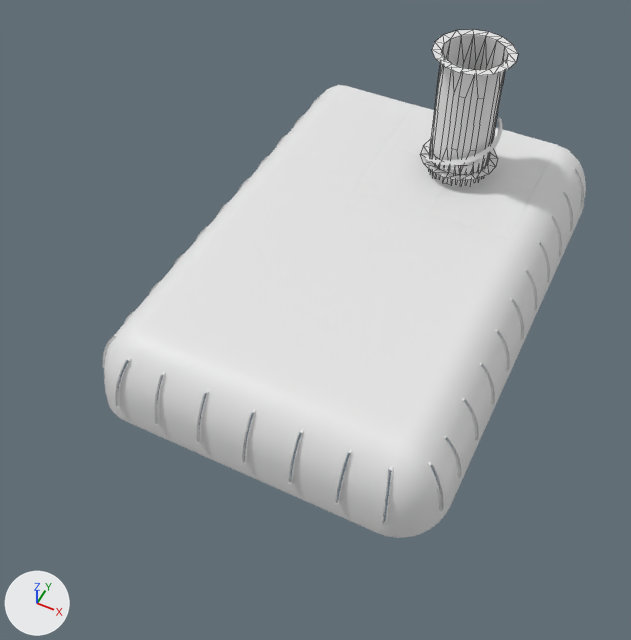
Before and after pictures for a commit that changed the FBX model Assets/McGirr_Assets/room_2_UVs_nosolo.fbx.
Both versions are drawn from a camera (50 mm lens) standing at (73.0, -306.0, 312.0) and looking at (-44.0, -71.0, 19.0). Every picture has the same lights, and +X, +Y and +Z are marked at lower left. Mesh edges are drawn as thin lines on the coarser meshes. Where no turn or scale is listed for an object, it has been applied to the vertices.

Names of what the first picture shows: 'roof', 'roof_tunnel'.
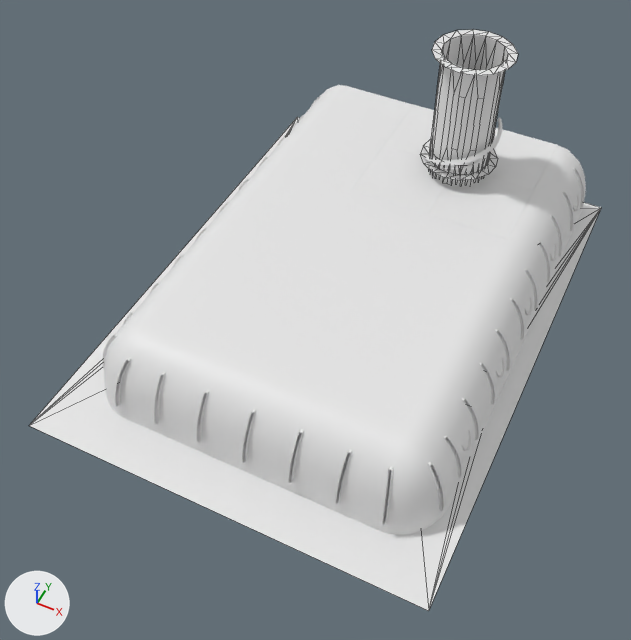
Boxes (x1, y1, x2, y2) around the edits, measured in the pictures (631 x 640 px):
'floor', added: after (29, 117, 601, 611)

Patch to the scene script:
```diff
--- a/Assets/McGirr_Assets/room_2_UVs_nosolo.fbx.py
+++ b/Assets/McGirr_Assets/room_2_UVs_nosolo.fbx.py
@@ mat_default_obj_006 @@
+mat_default_obj_006 = principled_material('Default OBJ.006')
+mat_default_obj_006.base_color = (0.8, 0.8, 0.8)  # white #e7e7e7
@@ me_object_13_001 @@
+me_object_13_001.from_pydata(...)  # 52 vertices, 60 faces; spans x -135.0..50.0, y -166.0..86.0, z -12.0..0.0
+me_object_13_001.materials.append(mat_default_obj_006)  # white #e7e7e7
@@ ob_floor @@
+ob_floor = bpy.data.objects.new('floor', me_object_13_001)
+ob_floor.location = (0.0, 0.0, 0.0)
```
